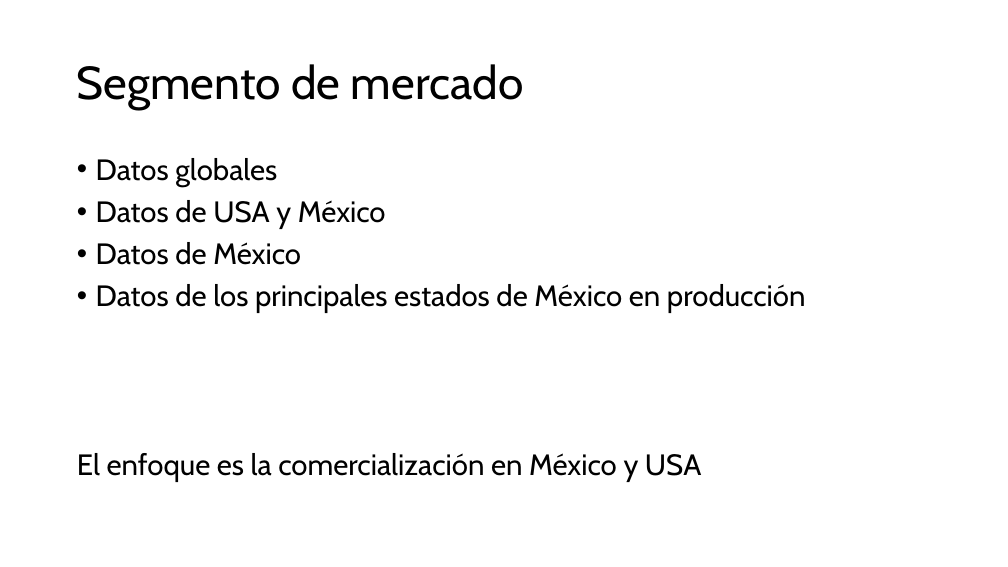
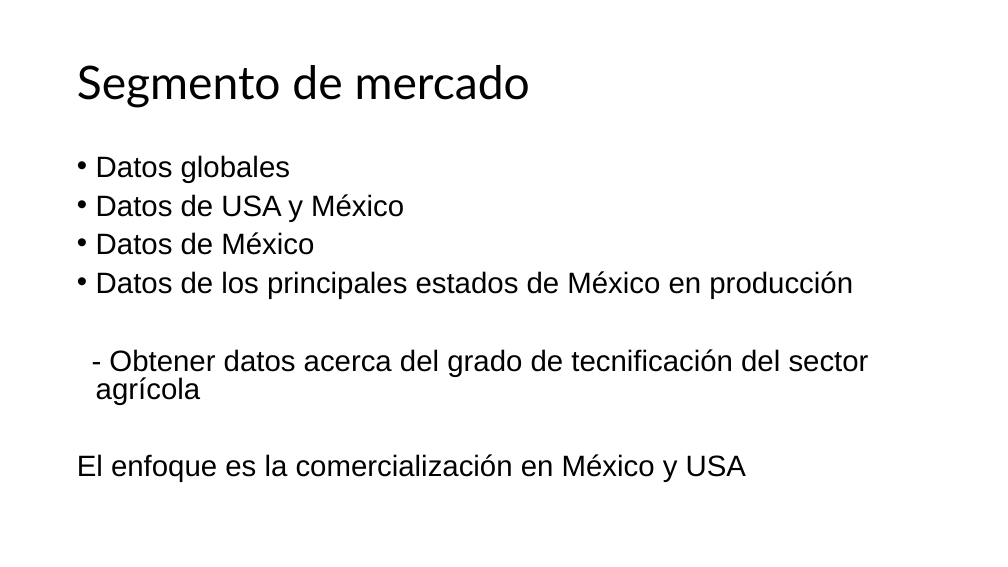
Before and after one commit to orlandombaa/Selene, a slide deck: slide 11 of selene/docs/Aditional documentation/Modelo de negocios selene.pptx (slide 5 before the commit). Drawn at 1008x567 pixels with LibreOffice and Linux fonts; fonts in the diff are those of the drawing. Boxes give left, top, right and bottom in pixels: in the first picture for what was removed or moved away, otherwise in the second. Text is boxed around its words. In the diff, an @@ line names an element or a change of style, - is before the commit and + after.

```diff
--- a/selene/docs/Aditional documentation/Modelo de negocios selene.pptx
+++ b/selene/docs/Aditional documentation/Modelo de negocios selene.pptx
@@ title "Segmento de mercado" at (77,65,530,108): font Cabin to Lato @@
@@ text at (77,155,853,482): font Cabin to Arial in "Datos globales", "Datos de USA y México", "Datos de México", "Datos de los principales estados de México ..." and 1 more places; line spacing 0.9 to 0.8; less space between paragraphs @@
@@ text at (96,349,869,405): paragraph added @@
+- Obtener datos acerca del grado de tecnificación del sector agrícola
```
Also in this commit, not shown: 6 other slides changed, 7 slides added, 16 other files.
